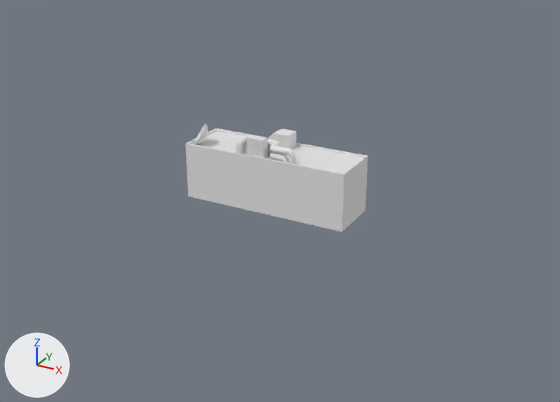
What one commit did to the Blender file Assets/_Data/_MAP/Locations/Ectorris/Models/Example 3.blend.
One viewpoint serves both versions: a 50 mm camera at (125.4, -224.3, 103.5) aimed at (4.5, -4.5, -6.4). The axes (+X, +Y, +Z) are drawn at lower left. The lights are the same throughout. The first picture is the older version.

The older version as bpy lines, for what is in view:
```python
ob_cube = bpy.data.objects.new('Cube', me_cube)
ob_cube.location = (0.0, 0.0, 0.0)
ob_cube_001 = bpy.data.objects.new('Cube.001', me_cube_014)
ob_cube_001.location = (0.7, 6.2, 12.6)
ob_cube_001.scale = (3.04, 2.91, 2.72)
ob_cube_003 = bpy.data.objects.new('Cube.003', me_cube_016)
ob_cube_003.location = (-4.4, -7.4, 11.6)
ob_cube_003.rotation_euler = (1.571, 0.0, 0.0)  # degrees (90, 0, 0)
ob_cube_003.scale = (1.59, 1.71, 1.37)
ob_cube_005 = bpy.data.objects.new('Cube.005', me_cube_018)
ob_cube_005.location = (-4.4, -7.4, 15.0)
ob_cube_005.rotation_euler = (1.571, 0.0, 0.0)  # degrees (90, 0, 0)
ob_cube_005.scale = (1.59, 1.71, 1.37)
ob_cube_006 = bpy.data.objects.new('Cube.006', me_cube_019)
ob_cube_006.location = (-1.2, -7.4, 15.1)
ob_cube_006.rotation_euler = (1.571, 0.0, 0.0)  # degrees (90, 0, 0)
ob_cube_006.scale = (1.59, 1.71, 1.37)
ob_cylinder_005 = bpy.data.objects.new('Cylinder.005', me_cylinder_016)
ob_cylinder_005.location = (-2.0, -8.4, 12.2)
ob_cylinder_005.rotation_euler = (1.571, 0.0, 0.0)  # degrees (90, 0, 0)
ob_cylinder_005.scale = (0.601, 0.601, 0.601)
ob_cylinder_017 = bpy.data.objects.new('Cylinder.017', me_cylinder_034)
ob_cylinder_017.location = (-9.8, -7.7, 12.4)
ob_cylinder_017.rotation_euler = (0.0, 0.0, 1.571)  # degrees (0, 0, 90)
ob_cylinder_017.scale = (1.2, 1.2, 0.0951)
ob_sphere = bpy.data.objects.new('Sphere', me_sphere_001)
ob_sphere.location = (-27.3, -6.2, 13.8)
ob_sphere.rotation_euler = (-0.423, 0.516, 0.531)  # degrees (-24, 30, 30)
ob_sphere.scale = (2.41, 4.14, 4.14)
```
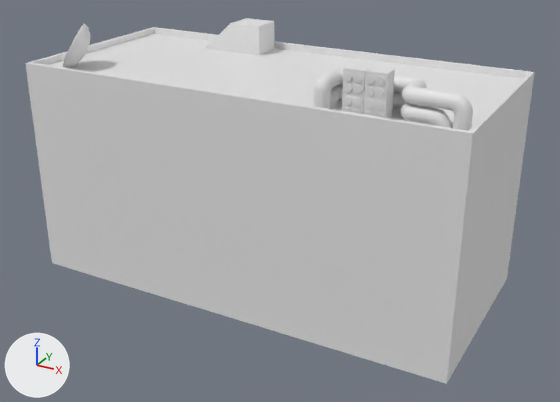
What differs and where, as boxes (x1, y1, x2, y2) in the pictures (560 x 402 px):
'Cube', rescaled (179% wider, 241% taller)
    before: (186, 128, 368, 232)
    after: (25, 27, 535, 384)
'Cylinder.017', moved, rescaled (162% wider, 121% taller)
    before: (236, 136, 296, 164)
    after: (314, 68, 473, 131)
'Cube.001', moved, rescaled
    before: (267, 129, 296, 149)
    after: (206, 18, 274, 55)
'Cylinder', moved, rescaled (162% wider, 110% taller)
    before: (243, 143, 289, 163)
    after: (330, 85, 452, 128)
'Cube.006', moved, rescaled (146% wider, 129% taller)
    before: (255, 137, 267, 150)
    after: (364, 67, 395, 98)
'Sphere', moved, rescaled (107% wider, 105% taller)
    before: (195, 124, 208, 145)
    after: (62, 24, 90, 68)
'Cube.005', moved, rescaled (158% wider, 129% taller)
    before: (247, 135, 258, 148)
    after: (343, 64, 373, 95)
'Cylinder.005', moved, rescaled (not visible before)
    after: (363, 94, 393, 118)
'Cube.003', moved, rescaled (156% wider, 130% taller)
    before: (247, 147, 255, 156)
    after: (342, 92, 364, 114)

What changed in the scene script:
```text
Change ob_cube:
    ob_cube.scale: (1.0, 1.0, 1.0) -> (2.5, 3.61, 3.79)
Change ob_cube_001:
    ob_cube_001.location: (0.7, 6.2, 12.6) -> (-24.4, 26.8, 42.8)
    ob_cube_001.scale: (3.04, 2.91, 2.72) -> (6.08, 5.81, 5.44)
Change ob_sphere:
    ob_sphere.location: (-27.3, -6.2, 13.8) -> (-64.5, -25.8, 45.4)
    ob_sphere.scale: (2.41, 4.14, 4.14) -> (4.81, 8.29, 8.29)
Change ob_cube_003:
    ob_cube_003.location: (-4.4, -7.4, 11.6) -> (42.6, -29.3, 41.0)
    ob_cube_003.scale: (1.59, 1.71, 1.37) -> (3.18, 3.42, 2.74)
Change ob_cylinder_005:
    ob_cylinder_005.location: (-2.0, -8.4, 12.2) -> (49.1, -29.3, 41.0)
    ob_cylinder_005.scale: (0.601, 0.601, 0.601) -> (1.2, 1.2, 1.2)
Change ob_cube_005:
    ob_cube_005.location: (-4.4, -7.4, 15.0) -> (42.6, -29.3, 47.8)
    ob_cube_005.scale: (1.59, 1.71, 1.37) -> (3.18, 3.42, 2.74)
Change ob_cube_006:
    ob_cube_006.location: (-1.2, -7.4, 15.1) -> (49.1, -29.3, 47.8)
    ob_cube_006.scale: (1.59, 1.71, 1.37) -> (3.18, 3.42, 2.74)
Change ob_cylinder_017:
    ob_cylinder_017.location: (-9.8, -7.7, 12.4) -> (31.9, -29.7, 42.6)
    ob_cylinder_017.scale: (1.2, 1.2, 0.0951) -> (2.4, 2.4, 0.19)
Change ob_cylinder:
    ob_cylinder.location: (-9.7, -5.3, 9.9) -> (32.1, -24.9, 37.7)
    ob_cylinder.scale: (1.2, 1.2, 0.0995) -> (2.4, 2.4, 0.199)
```
